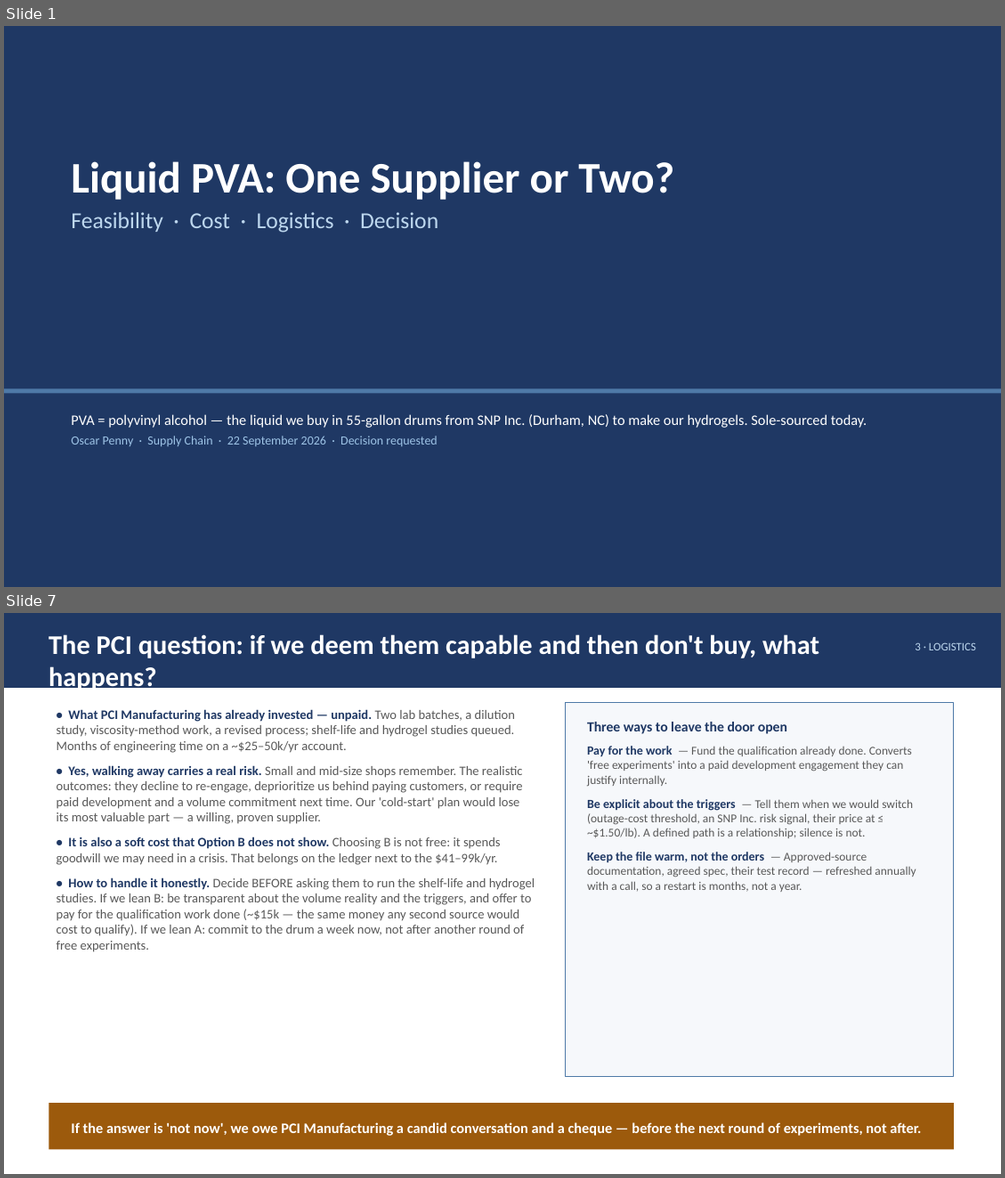
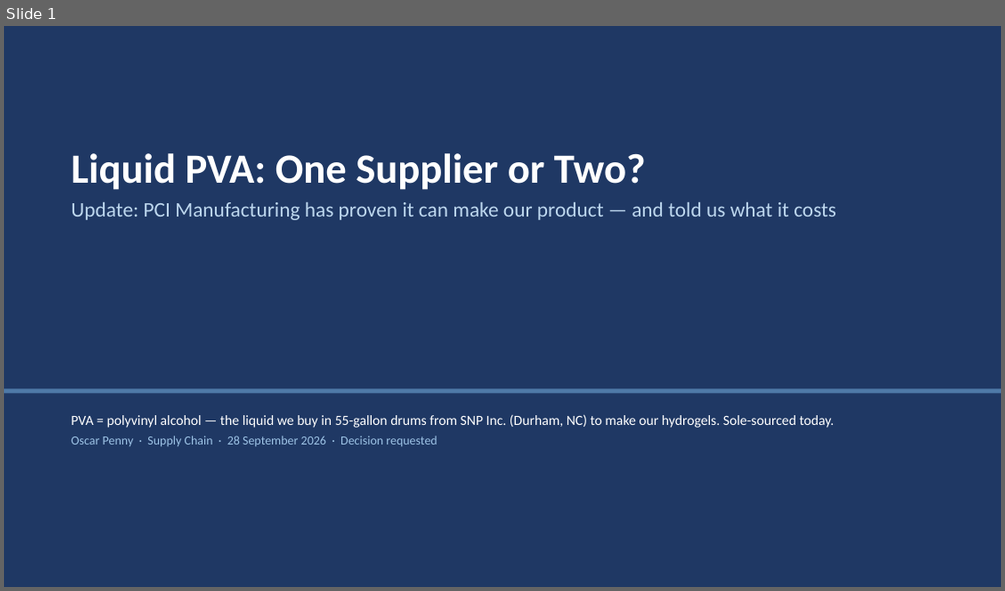
Before and after one commit to naviero1/Claude-Works, a slide deck: PVA second supplier initiative/PVA_Second_Supplier_Leadership_Deck.pptx. Shown one above the other, each under a label of ours: slides 1 and 7 before the commit, slide 1 after it; the slides between them are not shown. The pictures are 1005x1178 and 1005x591 pixels, drawn with LibreOffice and Linux fonts; fonts in the diff are those of the drawing. Boxes give left, top, right and bottom in pixels: in the first picture for what was removed or moved away, otherwise in the second. Text is boxed around its words. In the diff, an @@ line names an element or a change of style, - is before the commit and + after.

```diff
--- a/PVA second supplier initiative/PVA_Second_Supplier_Leadership_Deck.pptx
+++ b/PVA second supplier initiative/PVA_Second_Supplier_Leadership_Deck.pptx
@@ slide 7 removed at (4, 613, 1001, 1174), background #FFFFFF @@
@@ rectangle removed at (4, 613, 1001, 688) @@
@@ text removed at (48, 634, 819, 693) @@
-The PCI question: if we deem them capable and then don't buy, what happens?
@@ text removed at (914, 642, 976, 650) @@
-3 · LOGISTICS
@@ text removed at (57, 709, 534, 952) @@
-• What PCI Manufacturing has already invested — unpaid. Two lab batches, a dilution study, viscosity-method work, a revised process; shelf-life and hydrogel studies queued. Months of engineering time on a ~$25–50k/yr account.
-• Yes, walking away carries a real risk. Small and mid-size shops remember. The realistic outcomes: they decline to re-engage, deprioritize us behind paying customers, or require paid development and a volume commitment next time. Our 'cold-start' plan would lose its most valuable part — a willing, proven supplier.
-• It is also a soft cost that Option B does not show. Choosing B is not free: it spends goodwill we may need in a crisis. That belongs on the ledger next to the $41–99k/yr.
-• How to handle it honestly. Decide BEFORE asking them to run the shelf-life and hydrogel studies. If we lean B: be transparent about the volume reality and the triggers, and offer to pay for the qualification work done (~$15k — the same money any second source would cost to qualify). If we lean A: commit to the drum a week now, not after another round of free experiments.
@@ rectangle removed at (565, 703, 954, 1077) @@
@@ text removed at (587, 722, 915, 892) @@
-Three ways to leave the door open
-Pay for the work — Fund the qualification already done. Converts 'free experiments' into a paid development engagement they can justify internally.
-Be explicit about the triggers — Tell them when we would switch (outage-cost threshold, an SNP Inc. risk signal, their price at ≤ ~$1.50/lb). A defined path is a relationship; silence is not.
-Keep the file warm, not the orders — Approved-source documentation, agreed spec, their test record — refreshed annually with a call, so a restart is months, not a year.
@@ rectangle removed at (48, 1103, 954, 1149) @@
@@ text removed at (71, 1122, 921, 1135) @@
-If the answer is 'not now', we owe PCI Manufacturing a candid conversation and a cheque — before the next round of experiments, not after.
@@ slide 1 changed as well @@
@@ text "Liquid PVA: One Supplier or ...": place and size @@
-text "Liquid PVA: One Supplier or ..." at (71, 161, 674, 232)
+text "Liquid PVA: One Supplier or ..." at (71, 153, 836, 220)
@@ text at (71, 153, 646, 190): size 42 to 40 pt in "Liquid PVA: One Supplier or Two?" @@
@@ text at (71, 202, 836, 220): text changed; size 22 to 20 pt @@
-Feasibility · Cost · Logistics · Decision
+Update: PCI Manufacturing has proven it can make our product — and told us what it costs
@@ text at (71, 414, 834, 427): size 14 to 13.5 pt in "PVA = polyvinyl alcohol — the liquid ..." @@
@@ text at (71, 435, 437, 446): text changed @@
-Oscar Penny · Supply Chain · 22 September 2026 · Decision requested
+Oscar Penny · Supply Chain · 28 September 2026 · Decision requested
```
Also in this commit, not shown: 5 other slides changed, 5 slides added, 2 other slides removed, 5 other files.
